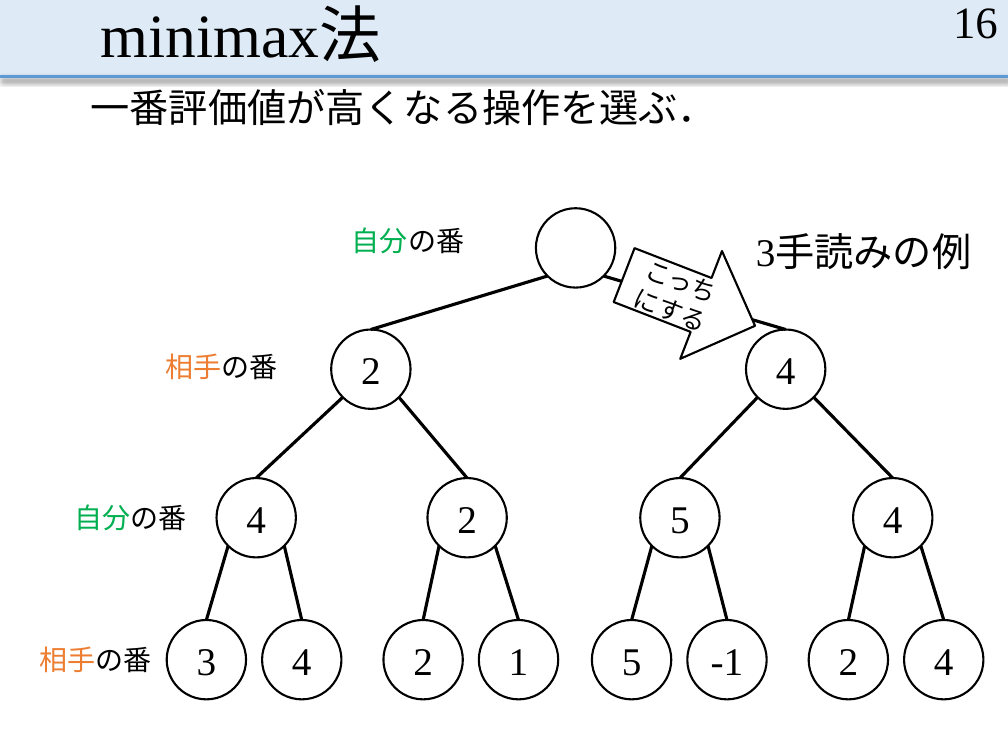
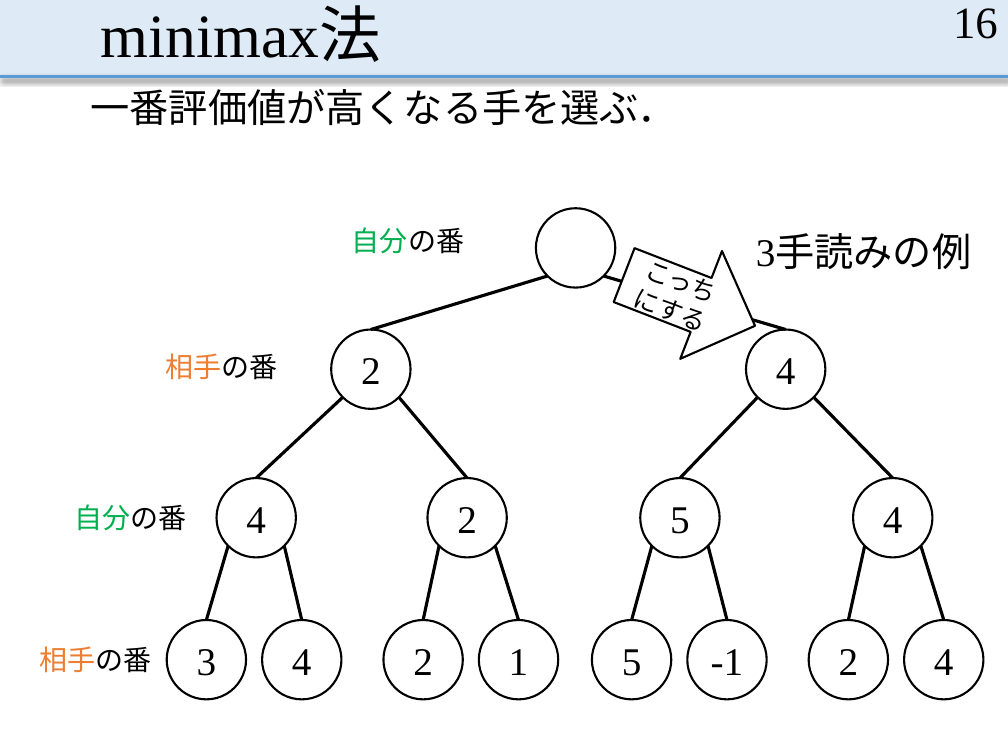
Before and after one commit to MasayaOda/SR, a slide deck: slide 16 of 中間発表1210.pptx. Drawn at 1008x756 pixels with LibreOffice and Linux fonts; fonts in the diff are those of the drawing. Boxes give left, top, right and bottom in pixels: in the first picture for what was removed or moved away, otherwise in the second. Text is boxed around its words. In the diff, an @@ line names an element or a change of style, - is before the commit and + after.

```diff
--- a/中間発表1210.pptx
+++ b/中間発表1210.pptx
@@ text at bbox=[91, 82, 677, 126]: text changed @@
-一番評価値が高くなる操作を選ぶ．
+一番評価値が高くなる手を選ぶ．
```
Also in this commit, not shown: 4 other slides changed.
